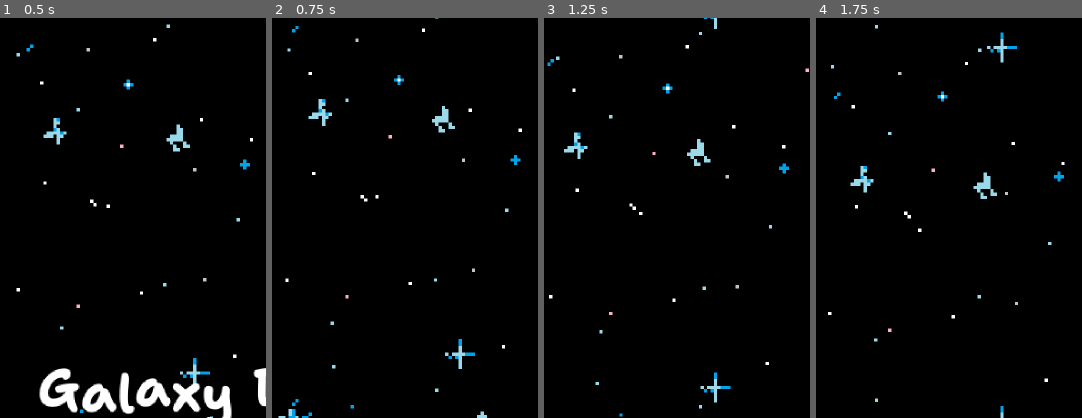
Above: before the commit, frames 1-4 (left to right).
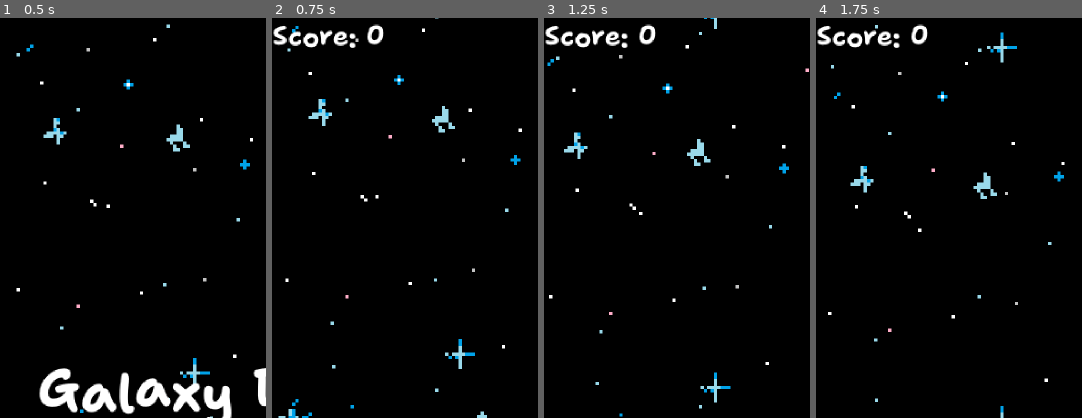
Above: after the commit, the same moments.

Repository: strigoaraneo/galaxy-defiance
Game: Godot game, scene res://menus/menu.tscn
Same seed, same stepped clock (60 frames per second), same inputs: the game is played once before the commit and once after it.
Inputs:
- Up to frame 1 (0.5 s): no input
- Up to frame 2 (0.75 s): tap Space at 0.5 s; hold Right (ui_right) from 0.53 s (still down); tap Enter (ui_accept) at 0.6 s
- Up to frame 3 (1.25 s): keep holding Right (ui_right); tap Enter (ui_accept) at 0.77, 1.07 s
- Up to frame 4 (1.75 s): release Right (ui_right) at 1.28 s; hold Left (ui_left) from 1.28 s (still down); tap Enter (ui_accept) at 1.35, 1.52 s
The pictures show only the part of the screen within x 0-50%, y 0-50%; the shares and areas given below are measured in that part.

Frame 1 is identical in both runs. In frame 2, 1.0% of the frame differs, in the area x 0-43%, y 1-8%; in frame 3, 1.0%; in frame 4, 1.0%.

Commit message:
Implement game stats and score label Finished part 12 of the series.

Diff:
--- /dev/null
+++ b/components/score_component.gd
@@ -0,0 +1,10 @@
+class_name ScoreComponent
+
+extends Node
+
+@export var game_stats: GameStats
+@export var adjust_amount: int = 5
+
+
+func adjust_score(amount: int = adjust_amount):
+	game_stats.score += amount
--- a/enemies/enemy.gd
+++ b/enemies/enemy.gd
@@ -9,11 +9,15 @@
 @onready var hurtbox_component: HurtboxComponent = $HurtboxComponent
 @onready var hitbox_component: HitboxComponent = $HitboxComponent
 @onready var destroy_component: DestroyComponent = $DestroyComponent
+@onready var score_component: ScoreComponent = $ScoreComponent
 
 
 func _ready() -> void:
 	visible_on_screen_notifier_2d.screen_exited.connect(queue_free)
 	stats_component.no_health.connect(queue_free)
+	stats_component.no_health.connect(func():
+		score_component.adjust_score()
+	)
 
 	hurtbox_component.hurt.connect(func(hitbox: HitboxComponent):
 		scale_component.tween_scale()
--- a/enemies/enemy.tscn
+++ b/enemies/enemy.tscn
@@ -12,6 +12,8 @@
 [ext_resource type="Script" uid="uid://dox54astql0pc" path="res://components/spawner_component.gd" id="10_hw4sj"]
 [ext_resource type="PackedScene" uid="uid://bvqjmjt6uh0kc" path="res://effects/explosion_effect.tscn" id="11_455w5"]
 [ext_resource type="Script" uid="uid://ck6xwerl5tqsy" path="res://components/destroy_component.gd" id="12_8jo26"]
+[ext_resource type="Script" uid="uid://bhh8rilsen3qt" path="res://components/score_component.gd" id="13_mgey2"]
+[ext_resource type="Resource" uid="uid://ccdrmbbv0jqyw" path="res://game_stats.tres" id="14_cjbay"]
 
 [node name="Enemy" type="Node2D"]
 script = ExtResource("1_triri")
@@ -62,3 +64,8 @@
 actor = NodePath("..")
 stats_component = NodePath("../StatsComponent")
 destroy_effect_spawner_component = NodePath("../SpawnerComponent")
+
+[node name="ScoreComponent" type="Node" parent="."]
+script = ExtResource("13_mgey2")
+game_stats = ExtResource("14_cjbay")
+metadata/_custom_type_script = "uid://bhh8rilsen3qt"
--- /dev/null
+++ b/game_stats.gd
@@ -0,0 +1,13 @@
+class_name GameStats
+
+extends Resource
+
+@export var score: int = 0:
+    set(value):
+        score = value
+        score_changed.emit(score)
+
+@export var highscore: int = 0
+
+
+signal score_changed(new_score)
--- /dev/null
+++ b/game_stats.tres
@@ -0,0 +1,9 @@
+[gd_resource type="Resource" script_class="GameStats" load_steps=2 format=3 uid="uid://ccdrmbbv0jqyw"]
+
+[ext_resource type="Script" uid="uid://g672itesioe1" path="res://game_stats.gd" id="1_h0o64"]
+
+[resource]
+script = ExtResource("1_h0o64")
+score = 0
+highscore = 0
+metadata/_custom_type_script = "uid://g672itesioe1"
--- a/world.gd
+++ b/world.gd
@@ -1,9 +1,20 @@
 extends Node2D
 
+@export var game_stats: GameStats
+
 @onready var ship: Node2D = $Ship
+@onready var score_label: Label = $ScoreLabel
 
 func _ready() -> void:
-    ship.connect("tree_exiting", func():
-        await get_tree().create_timer(1.0).timeout
-        get_tree().change_scene_to_file("res://menus/game_over.tscn")
-    )
+	update_score_label(game_stats.score)
+	game_stats.score_changed.connect(update_score_label)
+
+	# Game over when ship is destroyed
+	ship.connect("tree_exiting", func():
+		await get_tree().create_timer(1.0).timeout
+		get_tree().change_scene_to_file("res://menus/game_over.tscn")
+	)
+
+
+func update_score_label(new_score: int) -> void:
+	score_label.text = "Score: " + str(new_score)
--- a/world.tscn
+++ b/world.tscn
@@ -1,12 +1,15 @@
-[gd_scene load_steps=5 format=3 uid="uid://virqucb7n32k"]
+[gd_scene load_steps=7 format=3 uid="uid://virqucb7n32k"]
 
 [ext_resource type="Script" uid="uid://jl5rj133ajg2" path="res://world.gd" id="1_aqk2v"]
 [ext_resource type="PackedScene" uid="uid://cikmkfajfd2gb" path="res://player_ship/ship.tscn" id="1_xc17h"]
+[ext_resource type="Resource" uid="uid://ccdrmbbv0jqyw" path="res://game_stats.tres" id="2_dwbse"]
 [ext_resource type="PackedScene" uid="uid://c2aqpppb7lb4k" path="res://effects/space_background.tscn" id="2_nve0y"]
 [ext_resource type="PackedScene" uid="uid://csjyujhloicet" path="res://enemies/enemy_generator.tscn" id="3_ktlip"]
+[ext_resource type="LabelSettings" uid="uid://b3rqcfgt4rycw" path="res://fonts/default_label_settings.tres" id="5_036b0"]
 
 [node name="World" type="Node2D"]
 script = ExtResource("1_aqk2v")
+game_stats = ExtResource("2_dwbse")
 
 [node name="Ship" parent="." instance=ExtResource("1_xc17h")]
 position = Vector2(80, 216)
@@ -15,4 +18,9 @@
 player_ship = NodePath("../Ship")
 
 [node name="EnemyGenerator" parent="." instance=ExtResource("3_ktlip")]
-position = Vector2(1, 0)
+
+[node name="ScoreLabel" type="Label" parent="."]
+offset_right = 28.0
+offset_bottom = 12.0
+text = "Score: "
+label_settings = ExtResource("5_036b0")
Not shown, added: components/score_component.gd.uid
Not shown: 1 places in enemies/enemy.tscn that only renumber resources
Not shown, added: game_stats.gd.uid
